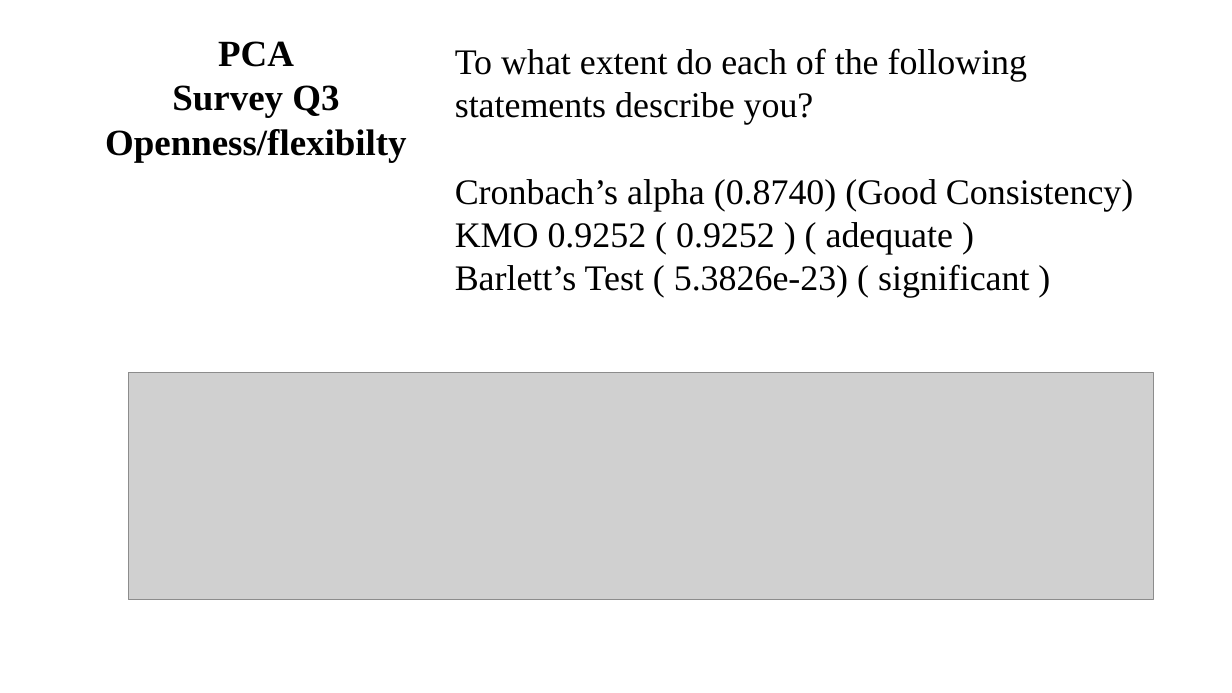
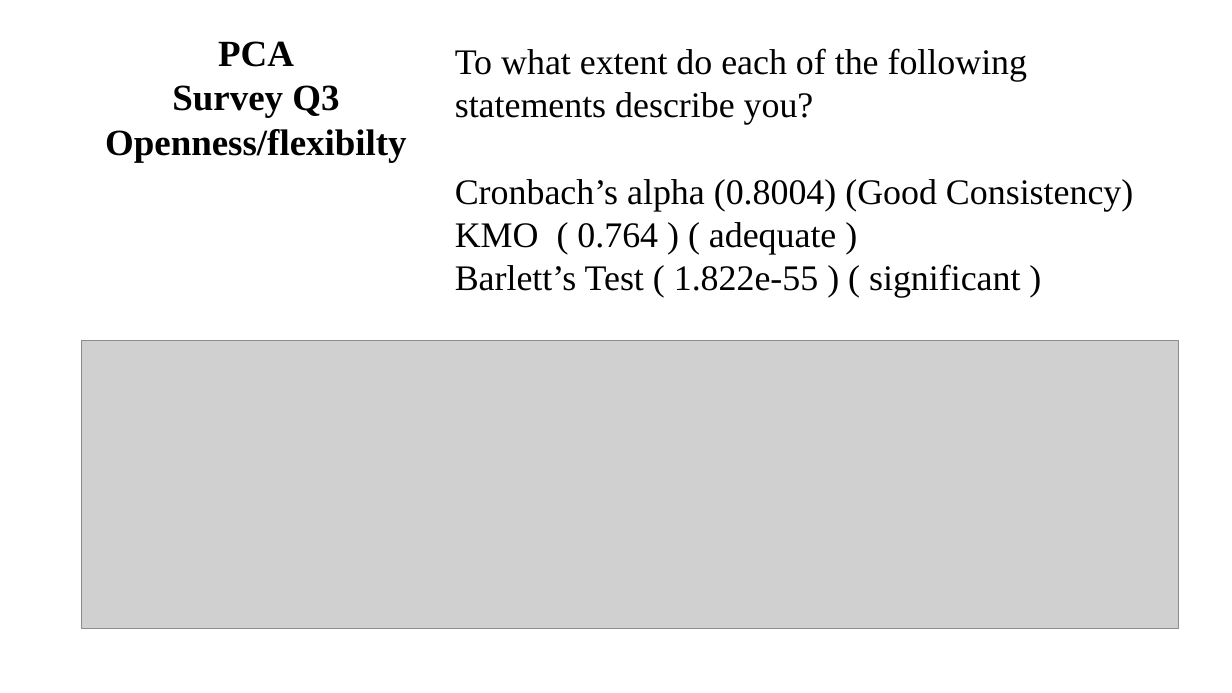
Before and after one commit to ironhacks/spring-2017-analysis, a slide deck: slide 36 of surveys/survey_analysis_and_pca_theory.pptx. Drawn at 1232x693 pixels with LibreOffice and Linux fonts; fonts in the diff are those of the drawing; grey boxes stand for pictures. Boxes give left, top, right and bottom in pixels: in the first picture for what was removed or moved away, otherwise in the second. Text is boxed around its words. In the diff, an @@ line names an element or a change of style, - is before the commit and + after.

Commit message:
pca survey question

```diff
--- a/surveys/survey_analysis_and_pca_theory.pptx
+++ b/surveys/survey_analysis_and_pca_theory.pptx
@@ text at box(455, 179, 1133, 297): text changed @@
-Cronbach’s alpha (0.8740) (Good Consistency)
-KMO 0.9252 ( 0.9252 ) ( adequate )
-Barlett’s Test ( 5.3826e-23) ( significant )
+Cronbach’s alpha (0.8004) (Good Consistency)
+KMO ( 0.764 ) ( adequate )
+Barlett’s Test ( 1.822e-55 ) ( significant )
@@ picture: place and size @@
-picture at box(128, 372, 1153, 600)
+picture at box(81, 340, 1178, 628)
```
Also in this commit, not shown: 3 other slides changed, 8 slides added, 4 other files.
